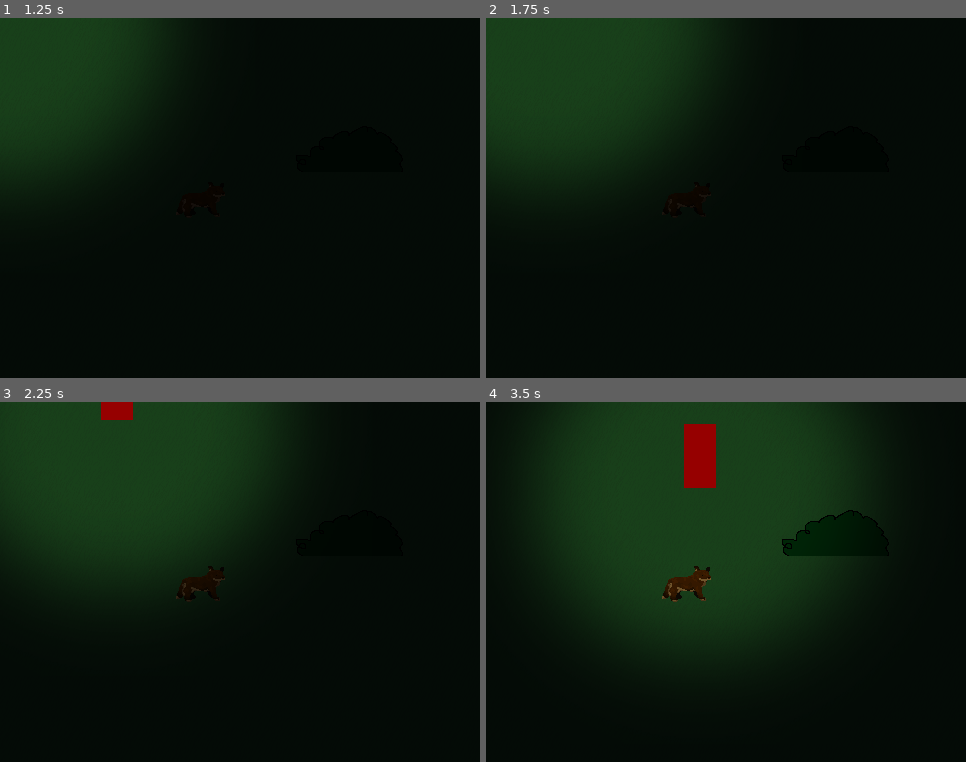
Above: before the commit, frames 1-4 (two rows, left to right).
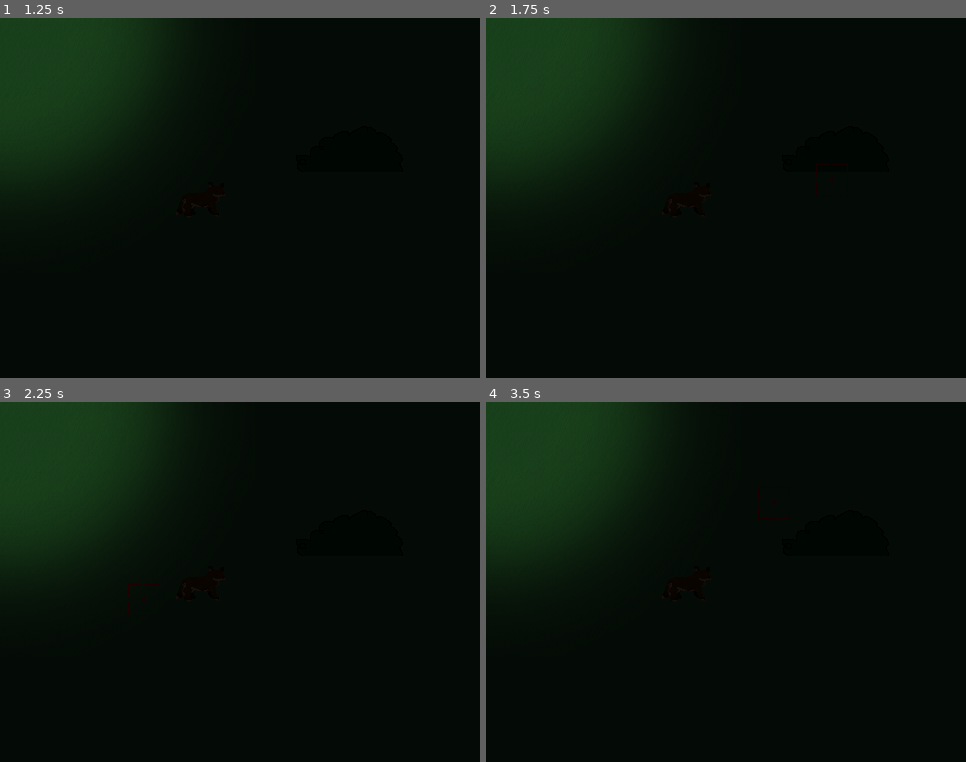
Above: after the commit, the same moments.

Repository: Observer-Hubert/BackWoods
Game: Godot game, scene res://Scenes/main.tscn
The game is run twice, just before and just after one commit, with the same random seed, the same clock (stepped at 60 frames per second) and the same inputs.
Inputs (mouse positions are in pixels of both pictures, inside the frame that each line leads up to):
- Up to frame 1 (1.25 s): click "PLAY" at 0.5 s
- Up to frame 2 (1.75 s): tap Enter at 1.25 s; move the mouse to (831, 180) at 1.27 s; hold D (Right) from 1.28 s (still down); hold F (Aim, bound only after the commit) from 1.28 s (still down)
- Up to frame 3 (2.25 s): move the mouse to (144, 600) at 2.02 s; release D (Right) at 2.03 s; release F (Aim, bound only after the commit) at 2.03 s; hold S (Down) from 2.03 s (still down); tap Shift (Sprint) at 2.1 s
- Up to frame 4 (3.5 s): tap F (Aim, bound only after the commit) at 2.3 s; move the mouse to (774, 502) at 2.77 s; release S (Down) at 2.78 s; hold D (Right) from 2.78 s (still down); hold F (Aim, bound only after the commit) from 2.78 s (still down)

Frame 1 is identical in both runs. In frame 2, 2.4% of the frame differs, in the area x 32-76%, y 0-43%; in frame 3, 13%; in frame 4, 37%, in the area x 0-80%, y 0-71%.

Commit message:
Added Player States
The player now has states and behaviors for those states.

Diff:
--- a/Scenes/forest_scene.tscn
+++ b/Scenes/forest_scene.tscn
@@ -6,6 +6,8 @@
 [ext_resource type="Script" path="res://Scripts/default_camera.gd" id="4_g7o1g"]
 [ext_resource type="Texture2D" uid="uid://sdb7rrgrmx2m" path="res://Assets/Sprites/BushPlaceholder.png" id="5_6p0jg"]
 [ext_resource type="Script" path="res://Scripts/bush.gd" id="5_gqdvw"]
+[ext_resource type="Texture2D" uid="uid://c1i7p1utprsfy" path="res://Assets/Sprites/reticleplaceholder.png" id="7_wwolp"]
+[ext_resource type="Script" path="res://Scenes/sprite_2d.gd" id="8_qa7mj"]
 
 [sub_resource type="TileSetAtlasSource" id="TileSetAtlasSource_kn03c"]
 resource_name = "Grass"
@@ -80,3 +82,9 @@
 [node name="BushCollider" type="CollisionShape2D" parent="Bush"]
 position = Vector2(0, -23)
 shape = SubResource("RectangleShape2D_gkyf7")
+
+[node name="Sprite2D" type="Sprite2D" parent="."]
+visible = false
+texture_filter = 1
+texture = ExtResource("7_wwolp")
+script = ExtResource("8_qa7mj")
--- a/Scenes/forest_scene_ui.tscn
+++ b/Scenes/forest_scene_ui.tscn
@@ -1,9 +1,10 @@
-[gd_scene load_steps=5 format=3 uid="uid://c0bqo6wnxwu6h"]
+[gd_scene load_steps=6 format=3 uid="uid://c0bqo6wnxwu6h"]
 
 [ext_resource type="Script" path="res://Scripts/stamina_bar.gd" id="1_0au6h"]
 [ext_resource type="Theme" uid="uid://cukrveftb5565" path="res://Assets/Themes/Default_UI_Theme.tres" id="1_25j4l"]
 [ext_resource type="Script" path="res://Scripts/player_following_ui.gd" id="1_ayyws"]
 [ext_resource type="Script" path="res://Scripts/bush_tooltip.gd" id="4_gsoir"]
+[ext_resource type="Script" path="res://Scripts/player_state_label.gd" id="5_jbi15"]
 
 [node name="Forest_Scene_UI" type="Control"]
 layout_mode = 3
@@ -56,3 +57,19 @@
 theme = ExtResource("1_25j4l")
 text = "Press E to Hide"
 script = ExtResource("4_gsoir")
+
+[node name="PlayerState" type="Label" parent="Player_Following_UI"]
+layout_mode = 1
+anchors_preset = 8
+anchor_left = 0.5
+anchor_top = 0.5
+anchor_right = 0.5
+anchor_bottom = 0.5
+offset_left = -20.0
+offset_top = -11.5
+offset_right = 20.0
+offset_bottom = 11.5
+grow_horizontal = 2
+grow_vertical = 2
+text = "Free Movement"
+script = ExtResource("5_jbi15")
--- a/Scenes/player.tscn
+++ b/Scenes/player.tscn
@@ -1,8 +1,9 @@
-[gd_scene load_steps=5 format=3 uid="uid://b51t1d6nj1g15"]
+[gd_scene load_steps=6 format=3 uid="uid://b51t1d6nj1g15"]
 
 [ext_resource type="Script" path="res://Scripts/player_controller.gd" id="1_nn5yy"]
 [ext_resource type="Texture2D" uid="uid://bq2sbp2yttsls" path="res://Assets/Sprites/light.png" id="2_u7nt6"]
 [ext_resource type="Texture2D" uid="uid://6kewcgrkf4is" path="res://Assets/Sprites/32x64standin.png" id="3_hfy7n"]
+[ext_resource type="Script" path="res://Scripts/player_light.gd" id="3_uwjrw"]
 
 [sub_resource type="RectangleShape2D" id="RectangleShape2D_jssvv"]
 size = Vector2(32, 24)
@@ -11,12 +12,13 @@
 motion_mode = 1
 script = ExtResource("1_nn5yy")
 
-[node name="PointLight2D" type="PointLight2D" parent="."]
+[node name="PlayerLight" type="PointLight2D" parent="."]
 texture_filter = 1
 scale = Vector2(2, 2)
 color = Color(1, 1, 0.654902, 1)
 energy = 0.5
 texture = ExtResource("2_u7nt6")
+script = ExtResource("3_uwjrw")
 
 [node name="PlayerSprite" type="Sprite2D" parent="."]
 position = Vector2(0, -32)
--- /dev/null
+++ b/Scenes/sprite_2d.gd
@@ -0,0 +1,13 @@
+extends Sprite2D
+
+func _ready():
+	Bus.player_state_updated.connect(_update_Visibility)
+
+func _update_Visibility(state):
+	if state == 2:
+		visible = true
+	else:
+		visible = false
+
+func _process(delta):
+	position = get_viewport().get_mouse_position()
--- a/Scripts/bus.gd
+++ b/Scripts/bus.gd
@@ -1,8 +1,13 @@
 extends Node
 
+#emitted when the players stamina changes
 signal stamina_updated
+#emitted when the player moves
 signal player_pos_updated
+#emitted when a player collides or leaves the area of a bush, and passses the bush obejct
 signal player_bush_collision_updated
+#emitted when the player changes their state
+signal player_state_updated
 
 func stamina_update(newValue, exhausted):
 	stamina_updated.emit(newValue, exhausted)
@@ -12,3 +17,6 @@
 
 func player_bush_collision_update(bush: Node2D):
 	player_bush_collision_updated.emit(bush)
+
+func player_state_update(state):
+	player_state_updated.emit(state)
--- a/Scripts/bush_tooltip.gd
+++ b/Scripts/bush_tooltip.gd
@@ -5,6 +5,7 @@
 func _ready():
 	Bus.player_bush_collision_updated.connect(_update_Visibility)
 
+#This UI element ought to be invisible if the player is not colliding with a bush
 func _update_Visibility(bush):
 	if bush == null:
 		visible = false
--- a/Scripts/default_camera.gd
+++ b/Scripts/default_camera.gd
@@ -1,6 +1,5 @@
 extends Camera2D
 
-
-# Called when the node enters the scene tree for the first time.
+#need to find a better way to do this
 func _ready():
 	position = Vector2(480,360)/2
--- a/Scripts/main.gd
+++ b/Scripts/main.gd
@@ -12,18 +12,22 @@
 
 func _input(_event):
 	if Input.is_action_just_pressed("Pause"):
+		#attempt to unload scene and ui, if none is present, quit the game
 		if not _unloadScene():
 			get_tree().quit()
 
 func _loadScene(scene = "forest_scene", ui = "forest_scene_ui"):
+	#loads a scene from the specified file in the Scenes folder, and places it in the main_2d node
 	var loadedScene: PackedScene = load("res://Scenes/" + scene + ".tscn")
 	currentScene = loadedScene.instantiate()
 	main_2d.add_child(currentScene)
+	#loads a ui scene in the same fashion as the previous scene, placing it in the main_ui node
 	var loadedUI: PackedScene = load("res://Scenes/" + ui + ".tscn")
 	currentUI = loadedUI.instantiate()
 	main_ui.add_child(currentUI)
 	main_menu.visible = false
 
+#unloads a scene/ui if there is one present, otherwise returns false
 func _unloadScene() -> bool:
 	if currentScene != null and currentUI != null:
 		currentScene.queue_free()
--- a/Scripts/player_controller.gd
+++ b/Scripts/player_controller.gd
@@ -5,11 +5,28 @@
 const SPRINTSPEEDMOD: float = 2.5
 const ACCEL: float = 25.0
 const STAMMAX: float = 100.0
+#SPRINTSTAMCOST is how much stamina it costs to sprint per second
 const SPRINTSTAMCOST: float = 100.0
+#STAMREGEN is how much stamina the player regenerates per second while not running
 const STAMREGEN: float = 25.0
+#EXHAUSTEDREGENMOD * 100 percent of the stamina regen is subtracted from stamina regen when the player is exhausted
+const EXHAUSTEDREGENMOD: float = 0.9
+
+enum states{FREE_MOVEMENT, HIDING, AIMING}
 
 var stamina: float = STAMMAX
 var exhausted: bool = false
+var state = states.FREE_MOVEMENT
+
+func _input(event):
+	if event.is_action_pressed("Aim") and state != states.AIMING:
+		state = states.AIMING
+		Bus.player_state_update(state)
+	elif event.is_action_pressed("Aim") and state == states.AIMING:
+		$PlayerLight.flash()
+	elif event.is_action_pressed("Cancel") and state == states.AIMING:
+		state = states.FREE_MOVEMENT
+		Bus.player_state_update(state)
 
 func _physics_process(delta):
 	var baseVect = Input.get_vector("Left","Right","Up","Down")
@@ -20,10 +37,11 @@
 		if stamina <= 0:
 			exhausted = true
 	elif stamina < STAMMAX:
-		stamina += STAMREGEN * delta
+		stamina += STAMREGEN * (1.0 - (EXHAUSTEDREGENMOD * int(exhausted))) * delta
 	else:
 		exhausted = false
 	Bus.stamina_update(stamina, exhausted)
 	velocity = velocity.move_toward(desiredVel, ACCEL)
-	move_and_slide()
-	Bus.player_pos_update(position)
+	if state == states.FREE_MOVEMENT:
+		move_and_slide()
+		Bus.player_pos_update(position)
--- /dev/null
+++ b/Scripts/player_light.gd
@@ -0,0 +1,16 @@
+extends PointLight2D
+
+var flashing: bool = false
+var flashtimer: float
+
+func flash():
+	flashtimer = 5.0
+	flashing = true
+
+func _process(delta):
+	if flashing == true:
+		scale = Vector2(flashtimer,flashtimer)
+		flashtimer -= delta * 5.0
+		if flashtimer <= 2.0:
+			flashing = false
+			scale = Vector2(2.0, 2.0)
--- /dev/null
+++ b/Scripts/player_state_label.gd
@@ -0,0 +1,10 @@
+extends Label
+
+func _ready():
+	Bus.player_state_updated.connect(_update_Text)
+
+func _update_Text(state):
+	if state == 0:
+		text = "Free Movement"
+	if state == 2:
+		text = "Aiming"
--- a/project.godot
+++ b/project.godot
@@ -59,6 +59,21 @@
 "events": [Object(InputEventKey,"resource_local_to_scene":false,"resource_name":"","device":-1,"window_id":0,"alt_press …(195 unchanged characters)…
 ]
 }
+Interact={
+"deadzone": 0.5,
+"events": [Object(InputEventKey,"resource_local_to_scene":false,"resource_name":"","device":-1,"window_id":0,"alt_pressed":false,"shift_pressed":false,"ctrl_pressed":false,"meta_pressed":false,"pressed":false,"keycode":0,"physical_keycode":69,"key_label":0,"unicode":101,"location":0,"echo":false,"script":null)
+]
+}
+Cancel={
+"deadzone": 0.5,
+"events": [Object(InputEventKey,"resource_local_to_scene":false,"resource_name":"","device":-1,"window_id":0,"alt_pressed":false,"shift_pressed":false,"ctrl_pressed":false,"meta_pressed":false,"pressed":false,"keycode":0,"physical_keycode":81,"key_label":0,"unicode":113,"location":0,"echo":false,"script":null)
+]
+}
+Aim={
+"deadzone": 0.5,
+"events": [Object(InputEventKey,"resource_local_to_scene":false,"resource_name":"","device":-1,"window_id":0,"alt_pressed":false,"shift_pressed":false,"ctrl_pressed":false,"meta_pressed":false,"pressed":false,"keycode":0,"physical_keycode":70,"key_label":0,"unicode":102,"location":0,"echo":false,"script":null)
+]
+}
 
 [rendering]
 
Binary file added: Assets/Sprites/reticleplaceholder.png
Not shown, added: Assets/Sprites/reticleplaceholder.png.import
Not shown: 1 places in Scenes/forest_scene.tscn that only renumber resources
